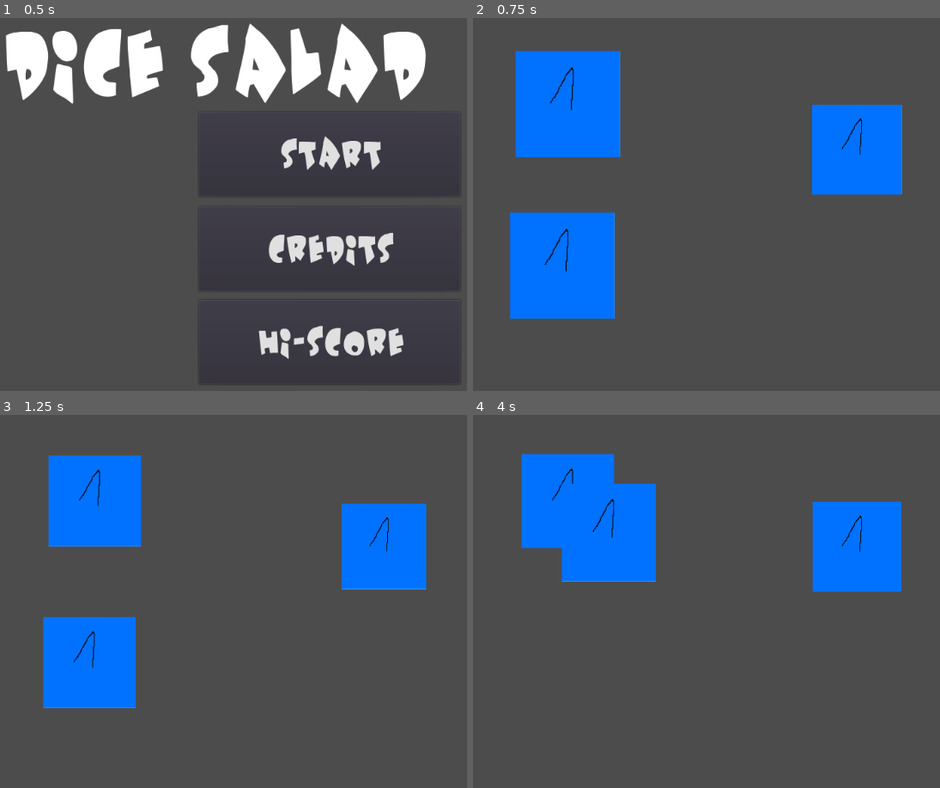
Above: before the commit, frames 1-4 (two rows, left to right).
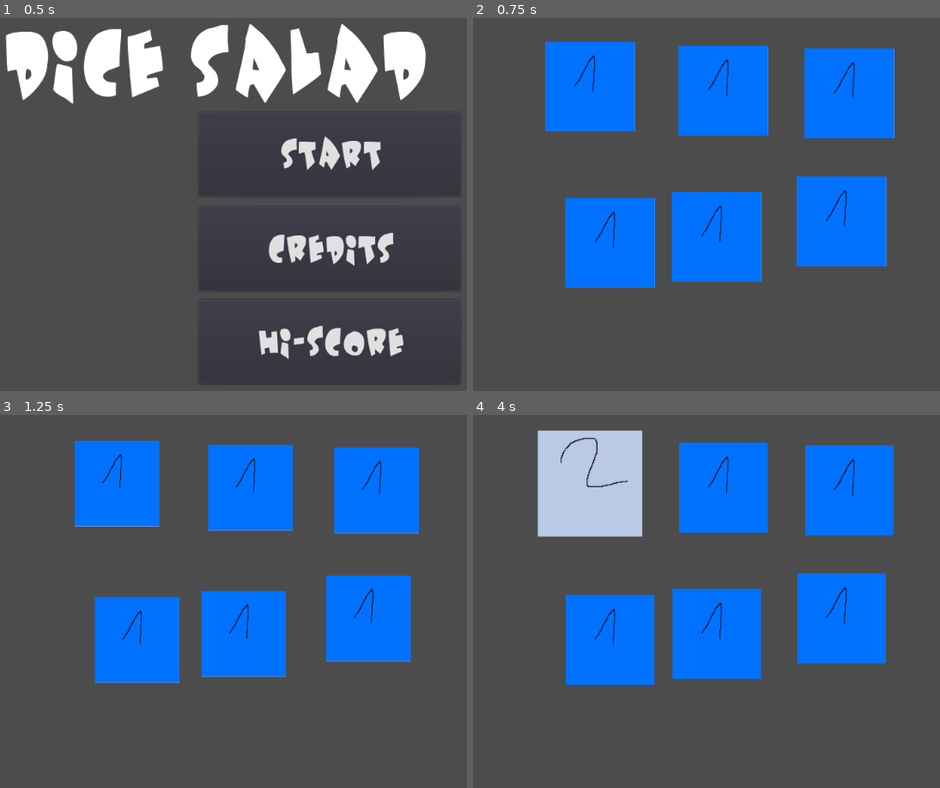
Above: after the commit, the same moments.

Repository: c64cosmin/GMTK2022
Game: Godot game, scene res://scenes/main_menu.tscn
Two runs of this game, one before a commit and one after it. Both use one fixed random seed, a clock stepped at 60 frames per second and the inputs below.
Inputs (mouse positions are in pixels of both pictures, inside the frame that each line leads up to):
- Up to frame 1 (0.5 s): no input
- Up to frame 2 (0.75 s): click "start" at 0.5 s
- Up to frame 3 (1.25 s): no input
- Up to frame 4 (4 s): drag from (855, 545) to (561, 661) at 1.27 s; drag from (561, 661) to (855, 545) at 2.02 s; move the mouse to (566, 500) at 2.77 s; press the mouse at (566, 500) at 2.78 s; release the mouse at (566, 500) at 3.5 s; drag from (855, 545) to (608, 534) at 3.52 s

Frame 1 is identical in both runs. In frame 2, 30% of the frame differs, in the area x 7-92%, y 6-81%; in frame 3, 27%; in frame 4, 33%, in the area x 10-92%, y 4-73%.

Commit message:
Die rolls

Diff:
--- a/project.godot
+++ b/project.godot
@@ -10,7 +10,7 @@
 
 [application]
 
-config/name="GMTK2022"
+config/name="DiceSalad"
 run/main_scene="res://scenes/main_menu.tscn"
 config/icon="res://icon.png"
 
--- a/scenes/game.tscn
+++ b/scenes/game.tscn
@@ -1,17 +1,25 @@
-[gd_scene load_steps=4 format=2]
+[gd_scene load_steps=3 format=2]
 
 [ext_resource path="res://scripts/game.gd" type="Script" id=1]
 [ext_resource path="res://objects/die.tscn" type="PackedScene" id=2]
-[ext_resource path="res://objects/ingredient.tscn" type="PackedScene" id=3]
 
 [node name="game" type="Node2D"]
 script = ExtResource( 1 )
 
 [node name="die" parent="." instance=ExtResource( 2 )]
-position = Vector2( 575, 231 )
+position = Vector2( 564, 147 )
 
-[node name="ingredient" parent="." instance=ExtResource( 3 )]
-position = Vector2( 136, 404 )
+[node name="die2" parent="." instance=ExtResource( 2 )]
+position = Vector2( 376, 143 )
 
-[node name="ingredient2" parent="." instance=ExtResource( 3 )]
-position = Vector2( 144, 163 )
+[node name="die3" parent="." instance=ExtResource( 2 )]
+position = Vector2( 366, 361 )
+
+[node name="die4" parent="." instance=ExtResource( 2 )]
+position = Vector2( 207, 370 )
+
+[node name="die5" parent="." instance=ExtResource( 2 )]
+position = Vector2( 552, 338 )
+
+[node name="die6" parent="." instance=ExtResource( 2 )]
+position = Vector2( 177, 137 )
--- a/scripts/die.gd
+++ b/scripts/die.gd
@@ -28,6 +28,7 @@
 			var new_ingredient = ingredient.instance()
 			get_parent().add_child(new_ingredient)
 			new_ingredient.transform.origin = transform.origin
+			new_ingredient.set_type(randi()%4)
 			queue_free()
 
 func _on_clicked():
--- a/scripts/ingredient.gd
+++ b/scripts/ingredient.gd
@@ -5,9 +5,12 @@
 var scale_extra = 1
 var scale_extra_target = 1
 
+func set_type(new_type):
+	type = new_type
+	$Sprite.frame = new_type
+
 func _ready():
 	draggable = true
-	$Sprite.frame = type
 
 func _process(delta):
 	time += delta*(scale_extra*3+3)
